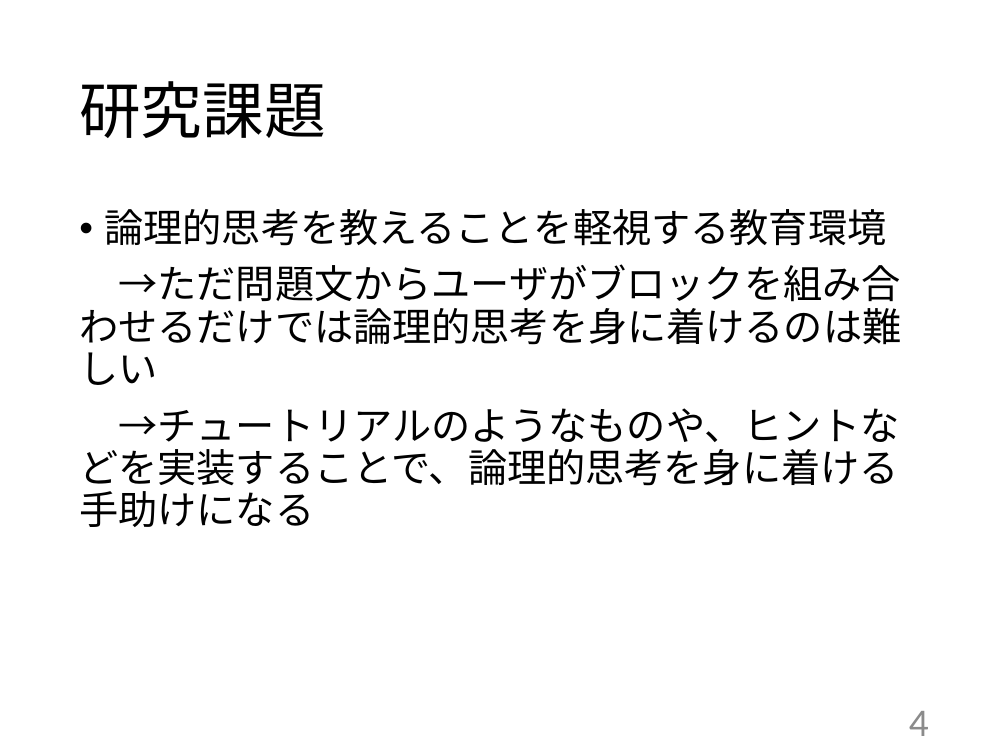
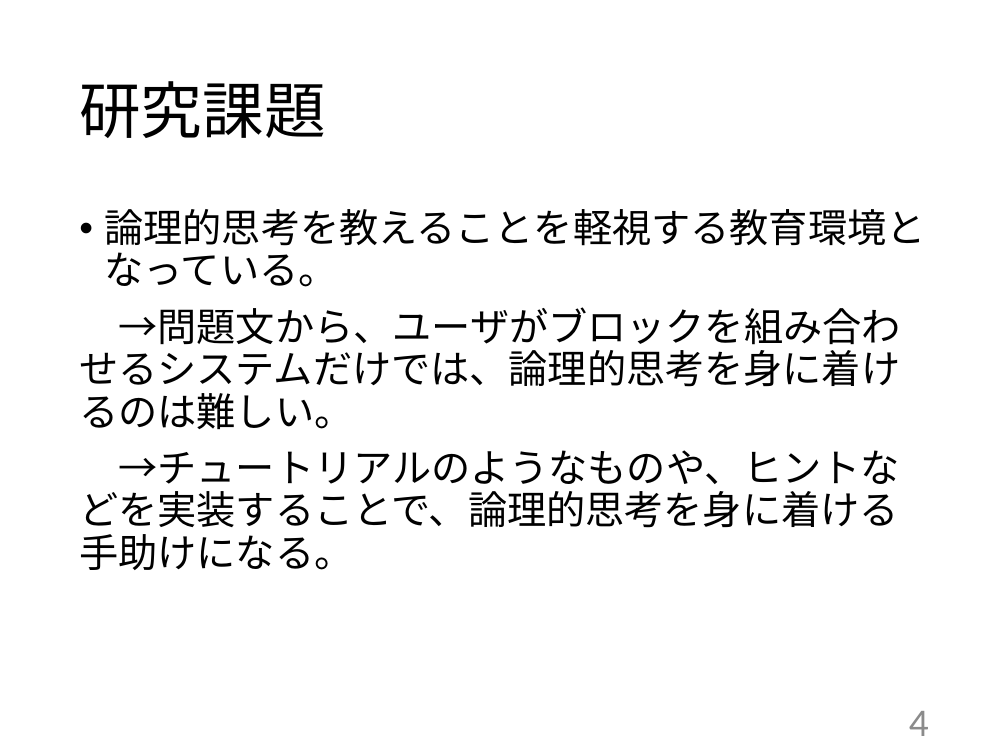
Before and after one commit to kait-takanolab/1821121-shimaoka-thesis, a slide deck: slide 4 of 1821121_shimaoka_tyuukan.pptx. Drawn at 1008x756 pixels with LibreOffice and Linux fonts; fonts in the diff are those of the drawing. Boxes give left, top, right and bottom in pixels: in the first picture for what was removed or moved away, otherwise in the second. Text is boxed around its words. In the diff, an @@ line names an element or a change of style, - is before the commit and + after.

```diff
--- a/1821121_shimaoka_tyuukan.pptx
+++ b/1821121_shimaoka_tyuukan.pptx
@@ text at bbox=[79, 209, 926, 570]: text changed @@
-• 論理的思考を教えることを軽視する教育環境
-→ただ問題文からユーザがブロックを組み合わせるだけでは論理的思考を身に着けるのは難しい
-→チュートリアルのようなものや、ヒントなどを実装することで、論理的思考を身に着ける手助けになる
+• 論理的思考を教えることを軽視する教育環境となっている。
+→問題文から、ユーザがブロックを組み合わせるシステムだけでは、論理的思考を身に着けるのは難しい。
+→チュートリアルのようなものや、ヒントなどを実装することで、論理的思考を身に着ける手助けになる。
```
Also in this commit, not shown: 6 other slides changed.
